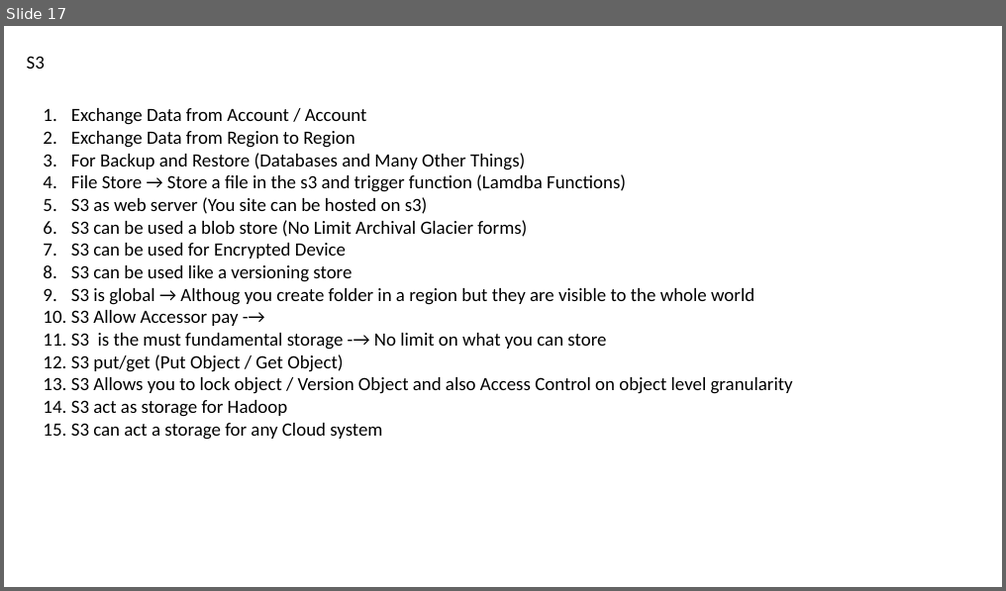
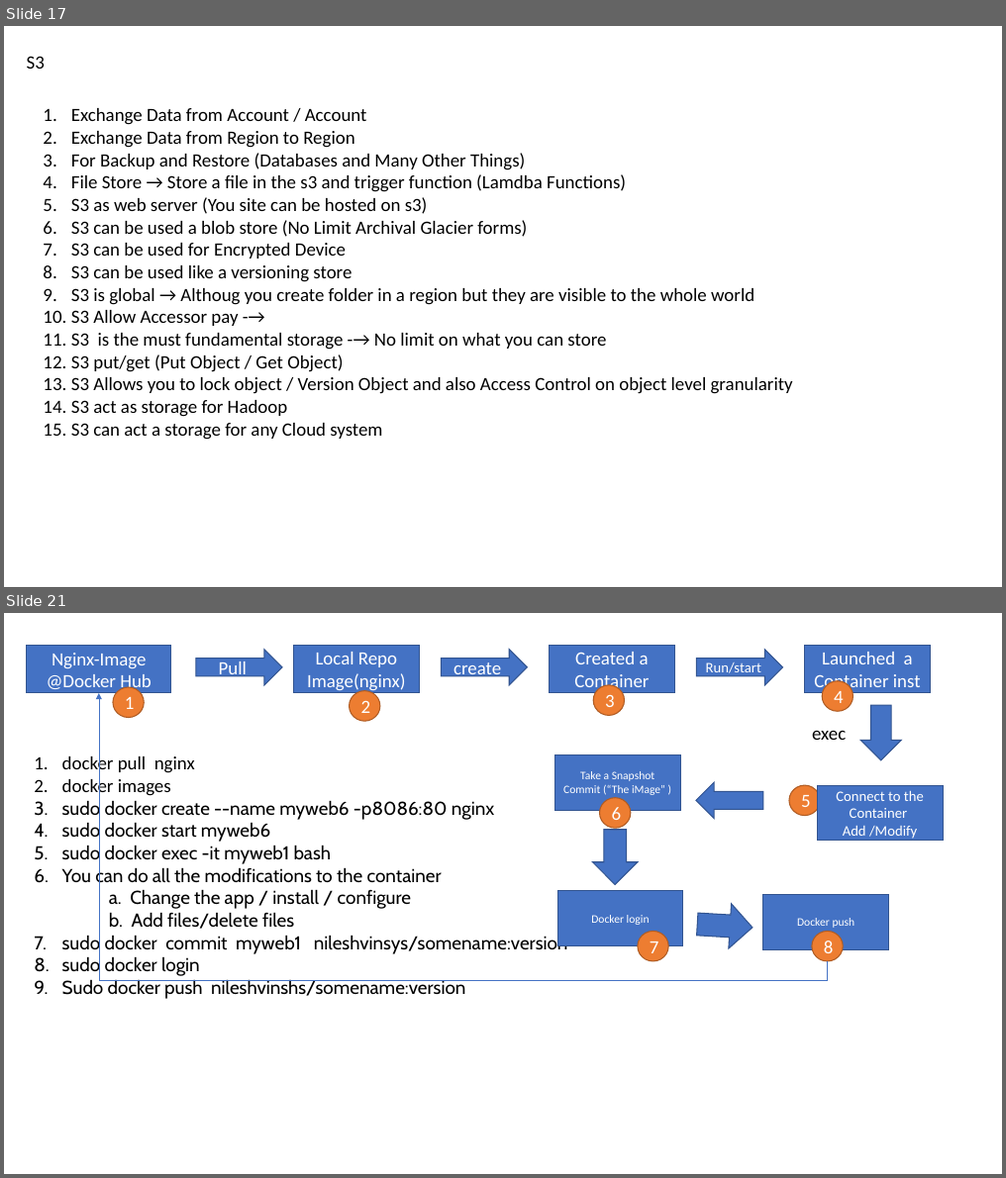
Before and after one commit to nileshdevdas/smcloudbasics, a slide deck: Day-1_BasicCloud.pptx. Shown one above the other, each under a label of ours: slide 17 before the commit, slides 17 and 21 after it; the slides between them are not shown. The pictures are 1006x591 and 1006x1178 pixels, drawn with LibreOffice and Linux fonts; fonts in the diff are those of the drawing. Boxes give left, top, right and bottom in pixels: in the first picture for what was removed or moved away, otherwise in the second. Text is boxed around its words. In the diff, an @@ line names an element or a change of style, - is before the commit and + after.

```diff
--- a/Day-1_BasicCloud.pptx
+++ b/Day-1_BasicCloud.pptx
@@ slide 21 added at (4,613,1002,1174), background #FFFFFF @@
@@ rectangle added at (27,646,171,693), fill #4472C4, outline #325491 1 pt, 18 pt, text #FFFFFF @@
+Nginx-Image
+@Docker Hub
@@ right arrow added at (196,649,282,685), fill #4472C4, outline #325491 1 pt, 18 pt, text #FFFFFF @@
+Pull
@@ rectangle added at (294,646,420,693), fill #4472C4, outline #325491 1 pt, 18 pt, text #FFFFFF @@
+Local Repo
+Image(nginx)
@@ right arrow added at (442,649,528,685), fill #4472C4, outline #325491 1 pt, 18 pt, text #FFFFFF @@
+create
@@ rectangle added at (549,646,675,693), fill #4472C4, outline #325491 1 pt, 18 pt, text #FFFFFF @@
+Created a
+Container
@@ right arrow added at (696,649,782,685), fill #4472C4, outline #325491 1 pt, 14 pt, text #FFFFFF @@
+Run/start
@@ rectangle added at (805,646,931,693), fill #4472C4, outline #325491 1 pt, 18 pt, text #FFFFFF @@
+Launched a
+Container inst
@@ elbow arrow added from (828, 961) to (99, 693), #4472C4 0.5 pt @@
@@ ellipse added at (113,687,144,717), fill #ED7D31, outline #AF5C24 1 pt, 18 pt, text #FFFFFF @@
+1
@@ ellipse added at (350,691,380,721), fill #ED7D31, outline #AF5C24 1 pt, 18 pt, text #FFFFFF @@
+2
@@ ellipse added at (593,685,624,715), fill #ED7D31, outline #AF5C24 1 pt, 18 pt, text #FFFFFF @@
+3
@@ ellipse added at (823,681,853,711), fill #ED7D31, outline #AF5C24 1 pt, 18 pt, text #FFFFFF @@
+4
@@ text added at (812,731,846,740), 18 pt, text #000000 @@
+exec
@@ down arrow added at (860,705,902,761), fill #4472C4, outline #325491 1 pt @@
@@ text added at (62,755,568,999), 18 pt, text #000000 @@
+1. docker pull nginx
+2. docker images
+3. sudo docker create --name myweb6 -p8086:80 nginx
+4. sudo docker start myweb6
+5. sudo docker exec -it myweb1 bash
+6. You can do all the modifications to the container
+a. Change the app / install / configure
+b. Add files/delete files
+7. sudo docker commit myweb1 nileshvinsys/somename:version
+8. sudo docker login
+9. Sudo docker push nileshvinshs/somename:version
@@ rectangle added at (555,756,681,811), fill #4472C4, outline #325491 1 pt, 11 pt, text #FFFFFF @@
+Take a Snapshot
+Commit (“The iMage” )
@@ left arrow added at (696,783,763,819), fill #4472C4, outline #325491 1 pt @@
@@ ellipse added at (789,785,820,815), fill #ED7D31, outline #AF5C24 1 pt, 18 pt, text #FFFFFF @@
+5
@@ rectangle added at (817,785,943,841), fill #4472C4, outline #325491 1 pt, 14 pt, text #FFFFFF @@
+Connect to the Container
+Add /Modify
@@ ellipse added at (600,798,631,828), fill #ED7D31, outline #AF5C24 1 pt, 18 pt, text #FFFFFF @@
+6
@@ down arrow added at (592,830,638,884), fill #4472C4, outline #325491 1 pt @@
@@ rectangle added at (558,891,684,947), fill #4472C4, outline #325491 1 pt, 11 pt, text #FFFFFF @@
+Docker login
@@ down arrow added at (696,902,753,950), fill #4472C4, outline #325491 1 pt @@
@@ rectangle added at (763,894,889,950), fill #4472C4, outline #325491 1 pt, 11 pt, text #FFFFFF @@
+Docker push
@@ ellipse added at (638,931,668,961), fill #ED7D31, outline #AF5C24 1 pt, 18 pt, text #FFFFFF @@
+7
@@ ellipse added at (812,931,843,961), fill #ED7D31, outline #AF5C24 1 pt, 18 pt, text #FFFFFF @@
+8
```
Also in this commit, not shown: 12 other slides added.
